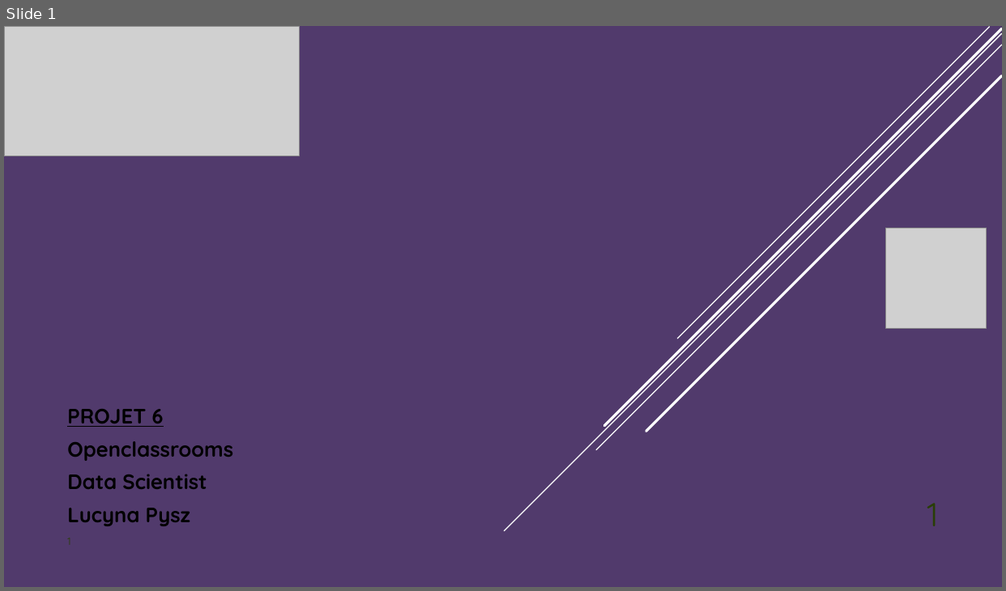
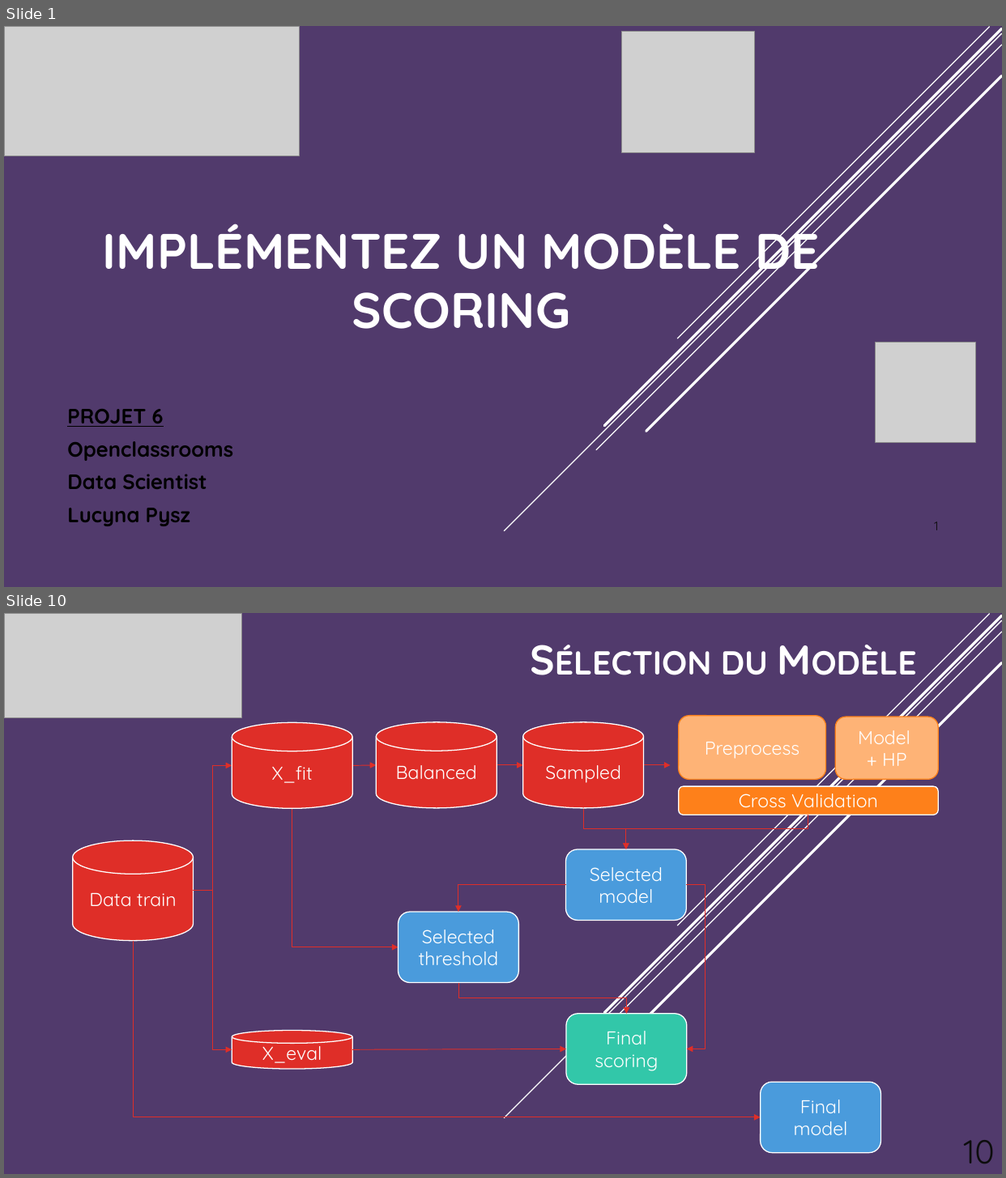
Before and after one commit to StudentLucyna/Projet7, a slide deck: Projet7_Pysz_Presentation.pptx. Shown one above the other, each under a label of ours: slide 1 before the commit, slides 1 and 10 after it; the slides between them are not shown. The pictures are 1006x591 and 1006x1178 pixels, drawn with LibreOffice and Linux fonts; fonts in the diff are those of the drawing; grey boxes stand for pictures. Boxes give left, top, right and bottom in pixels: in the first picture for what was removed or moved away, otherwise in the second. Text is boxed around its words. In the diff, an @@ line names an element or a change of style, - is before the commit and + after.

```diff
--- a/Projet7_Pysz_Presentation.pptx
+++ b/Projet7_Pysz_Presentation.pptx
@@ slide 10 added at (4, 613, 1002, 1174), background gradient #513A6C to #4C7800; not listed: 5 template elements that a slide beside it also shows @@
@@ picture added at (4, 613, 241, 717) @@
@@ text added at (721, 651, 768, 675), 40 pt, text #FFFFFF, bold, small capitals @@
+Sélection du Modèle
@@ cylinder added at (232, 723, 352, 809), fill #DF2E28, outline #FFFFFF 1 pt, 18 pt, text #FFFFFF @@
+X_fit
@@ cylinder added at (376, 722, 496, 808), fill #DF2E28, outline #FFFFFF 1 pt, 18 pt, text #FFFFFF @@
+Balanced
@@ cylinder added at (522, 722, 643, 808), fill #DF2E28, outline #FFFFFF 1 pt, 18 pt, text #FFFFFF @@
+Sampled
@@ rounded rectangle added at (679, 716, 826, 779), fill #FEB376, outline #FE801A 1 pt, 18 pt, text #FFFFFF @@
+Preprocess
@@ rounded rectangle added at (836, 717, 938, 780), fill #FEB376, outline #FE801A 1 pt, 18 pt, text #FFFFFF @@
+Model
++ HP
@@ elbow arrow added from (194, 891) to (232, 766), #DF2E28 0.75 pt @@
@@ arrow added from (353, 766) to (376, 765), #DF2E28 0.75 pt @@
@@ arrow added from (496, 765) to (522, 765), #DF2E28 0.75 pt @@
@@ arrow added from (644, 765) to (671, 765), #DF2E28 0.75 pt @@
@@ rounded rectangle added at (679, 786, 938, 815), fill #FE801A, outline #FFFFFF 1 pt, 18 pt, text #FFFFFF @@
+Cross Validation
@@ elbow arrow added from (292, 808) to (398, 948), #DF2E28 0.75 pt @@
@@ elbow arrow added from (583, 808) to (626, 850), #DF2E28 0.75 pt @@
@@ elbow arrow added from (809, 815) to (626, 850), #DF2E28 0.75 pt @@
@@ cylinder added at (73, 841, 194, 941), fill #DF2E28, outline #FFFFFF 1 pt, 18 pt, text #FFFFFF @@
+Data train
@@ rounded rectangle added at (566, 850, 687, 921), fill #4A9BDC, outline #FFFFFF 1 pt, 18 pt, text #FFFFFF @@
+Selected model
@@ elbow arrow added from (194, 891) to (232, 1050), #DF2E28 0.75 pt @@
@@ elbow arrow added from (566, 884) to (458, 912), #DF2E28 0.75 pt @@
@@ elbow arrow added from (687, 884) to (687, 1050), #DF2E28 0.75 pt @@
@@ rounded rectangle added at (398, 912, 519, 983), fill #4A9BDC, outline #FFFFFF 1 pt, 18 pt, text #FFFFFF @@
+Selected threshold
@@ elbow arrow added from (133, 941) to (760, 1118), #DF2E28 0.75 pt @@
@@ elbow arrow added from (458, 983) to (627, 1013), #DF2E28 0.75 pt @@
@@ rounded rectangle added at (566, 1013, 687, 1084), fill #32C7A9, outline #FFFFFF 1 pt, 18 pt, text #FFFFFF @@
+Final scoring
@@ cylinder added at (232, 1031, 352, 1069), fill #DF2E28, outline #FFFFFF 1 pt, 18 pt, text #FFFFFF @@
+X_eval
@@ arrow added from (353, 1050) to (566, 1050), #DF2E28 0.75 pt @@
@@ rounded rectangle added at (760, 1082, 880, 1153), fill #4A9BDC, outline #FFFFFF 1 pt, 18 pt, text #FFFFFF @@
+Final model
@@ page number added at (964, 1140, 995, 1164), 32 pt, text #0D0D0D @@
+10
@@ slide 1 changed as well @@
@@ picture added at (622, 31, 755, 152) @@
@@ title added at (103, 217, 819, 329), 48 pt, text #FFFFFF, bold @@
+IMPLÉMENTEZ UN MODÈLE DE SCORING
@@ picture: place and size @@
-picture at (886, 228, 987, 328)
+picture at (876, 343, 976, 443)
@@ page number added at (934, 522, 938, 531), 12 pt, text #0D0D0D @@
+1
```
Also in this commit, not shown: 18 other slides added, 4 slides removed, 1 other file.
